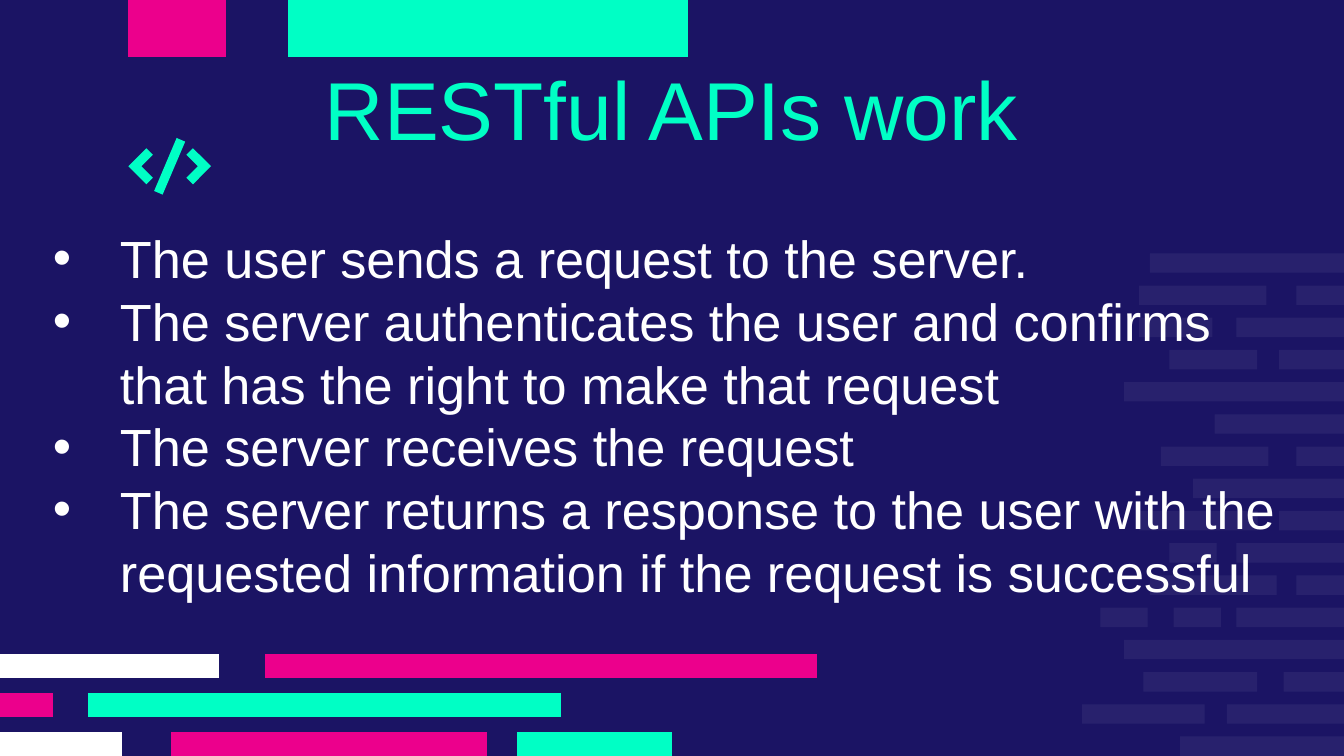
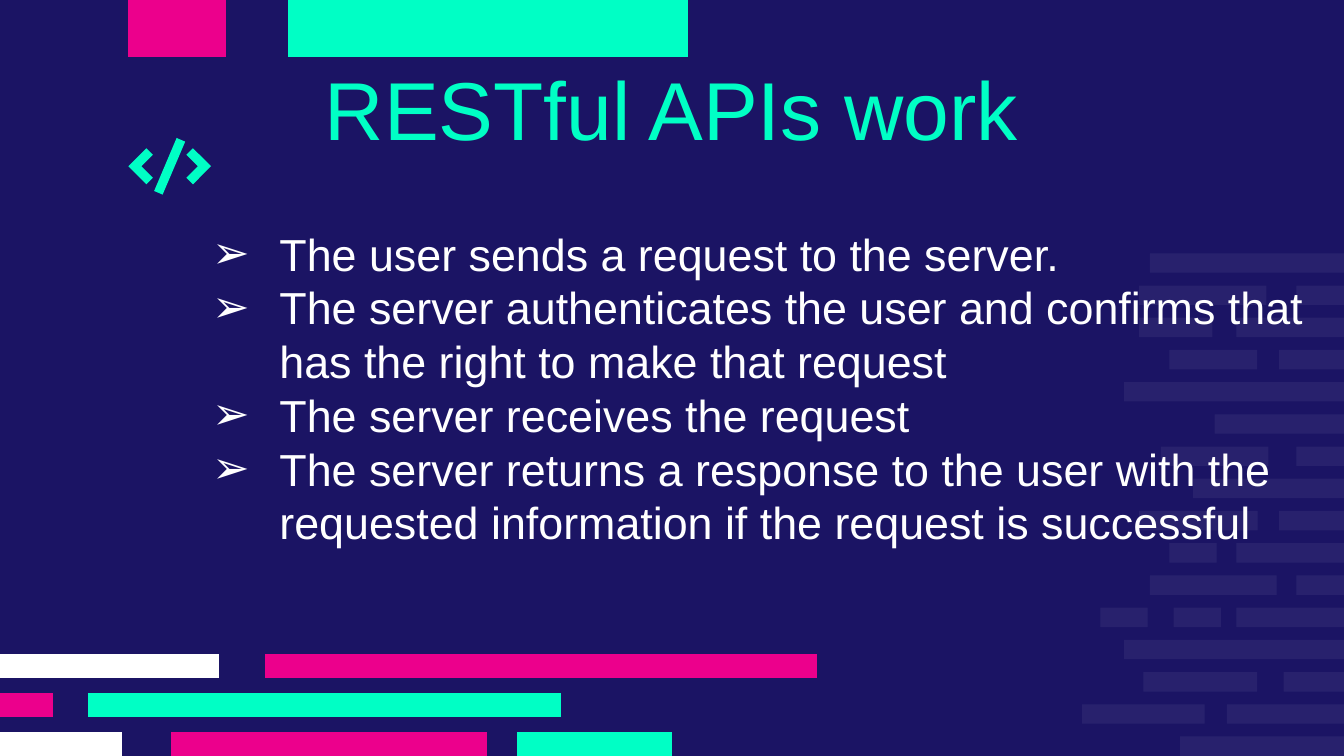
Before and after one commit to razan-hayajneh/TaskManagementProject, a slide deck: slide 7 of Documents/TaskManagementPresentation.pptx. Drawn at 1344x756 pixels with LibreOffice and Linux fonts; fonts in the diff are those of the drawing. Boxes give left, top, right and bottom in pixels: in the first picture for what was removed or moved away, otherwise in the second. Text is boxed around its words. In the diff, an @@ line names an element or a change of style, - is before the commit and + after.

```diff
--- a/Documents/TaskManagementPresentation.pptx
+++ b/Documents/TaskManagementPresentation.pptx
@@ text "The user sends a request ...": place and size @@
-text "The user sends a request ..." at bbox=[120, 240, 1275, 602]
+text "The user sends a request ..." at bbox=[279, 238, 1303, 548]
@@ text "The user sends a request ..." at bbox=[279, 238, 1303, 548]: size 28 to 24 pt; bullet • to ➢ @@
```
Also in this commit, not shown: 3 other slides changed, 1 other file.
